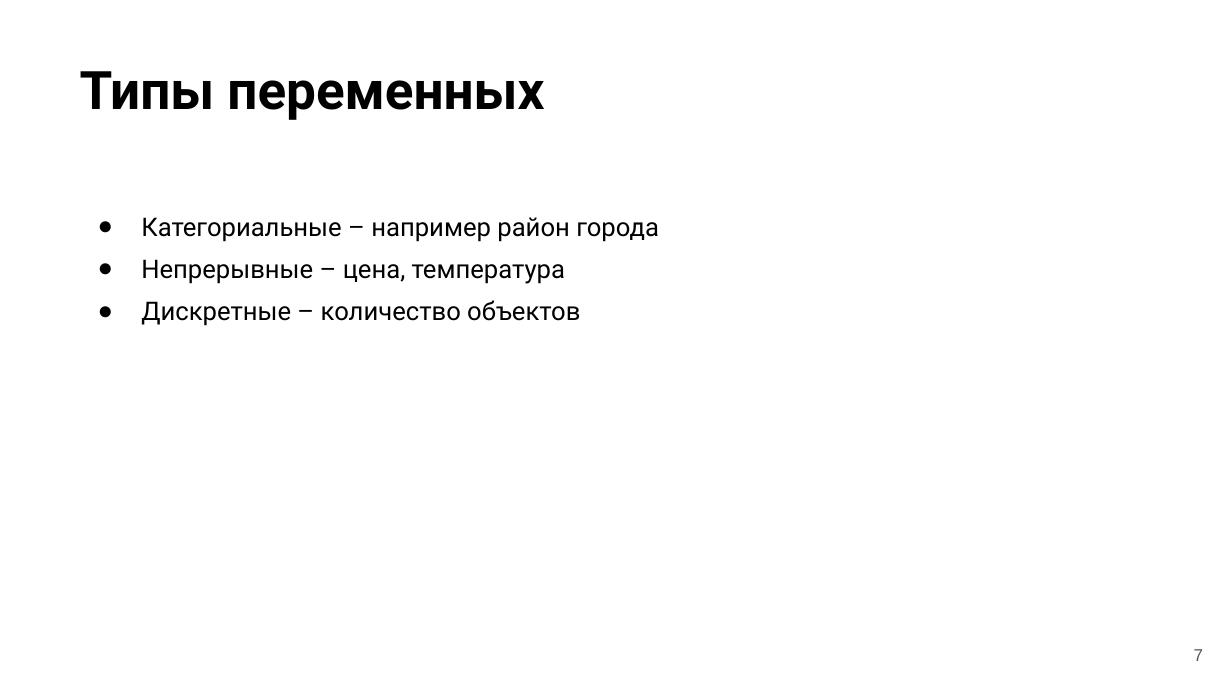
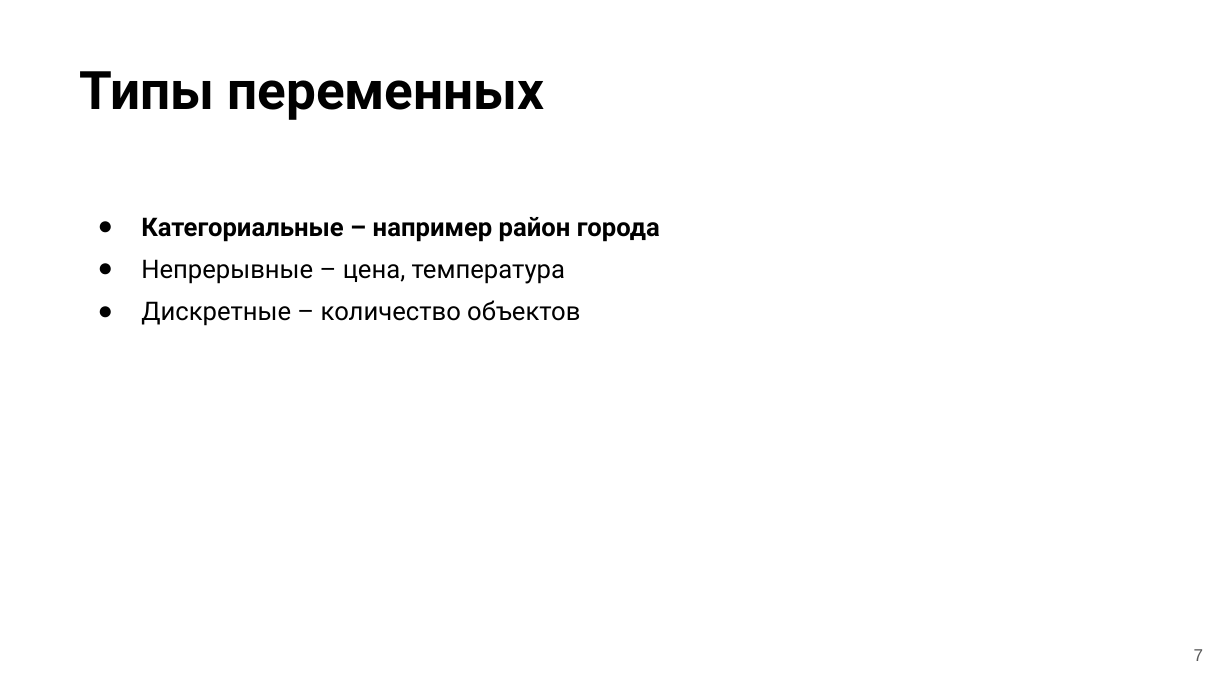
Before and after one commit to stureiko/Otus_lectures, a slide deck: slide 7 of MLBasic/33 - Исследование зависимостей/Presentation/Зависимости.pptx. Drawn at 1232x693 pixels with LibreOffice and Linux fonts; fonts in the diff are those of the drawing; background and template pictures are left out. Boxes give left, top, right and bottom in pixels: in the first picture for what was removed or moved away, otherwise in the second. Text is boxed around its words. In the diff, an @@ line names an element or a change of style, - is before the commit and + after.

```diff
--- a/MLBasic/33 - Исследование зависимостей/Presentation/Зависимости.pptx
+++ b/MLBasic/33 - Исследование зависимостей/Presentation/Зависимости.pptx
@@ text at (x1=141, y1=217, x2=660, y2=242): bold on in "Категориальные – например район города" @@
```
Also in this commit, not shown: 2 other files.
